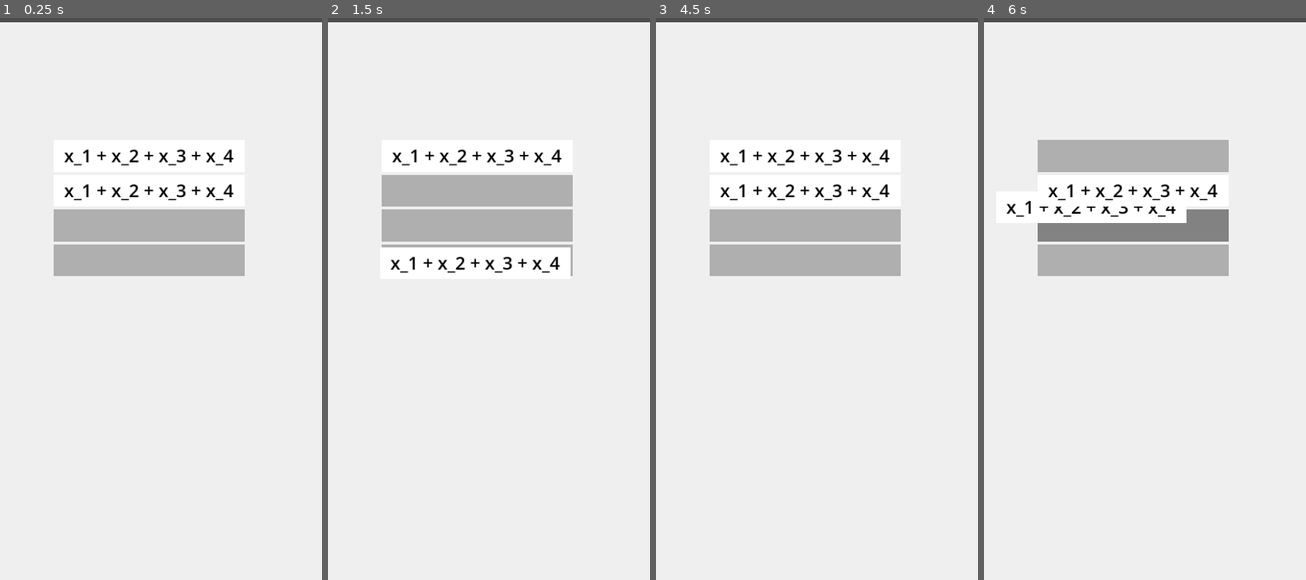
Above: before the commit, frames 1-4 (left to right).
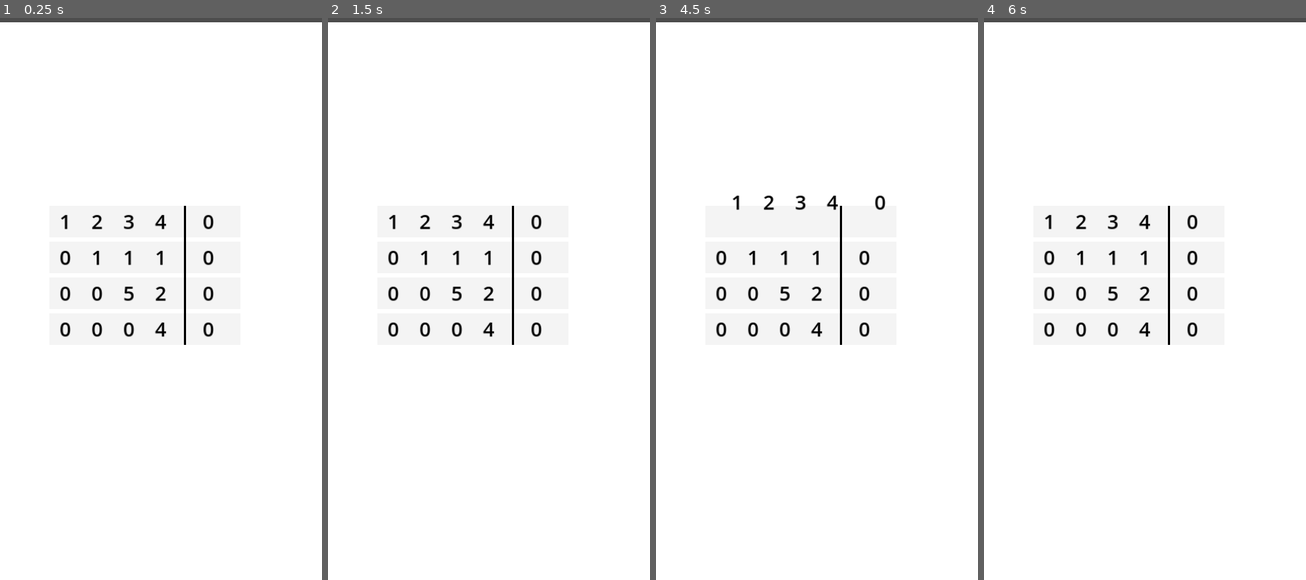
Above: after the commit, the same moments.

Repository: YassenEfremov/GaussMatrixFun
Game: Godot game, scene res://scenes/main.tscn
Two runs of this game, one before a commit and one after it. Both use one fixed random seed, a clock stepped at 60 frames per second and the inputs below.
Inputs (mouse positions are in pixels of both pictures, inside the frame that each line leads up to):
- Up to frame 1 (0.25 s): no input
- Up to frame 2 (1.5 s): tap Enter at 0.5 s; drag from (476, 158) to (521, 169) at 0.52 s; drag from (476, 192) to (472, 405) at 1.27 s
- Up to frame 3 (4.5 s): move the mouse to (849, 169) at 2.02 s; click (849, 169) at 2.17 s; tap Space at 2.75, 4.25 s; drag from (800, 405) to (804, 192) at 2.77 s; tap Enter at 3.5 s; move the mouse to (913, 377) at 3.52 s; click (913, 377) at 3.67 s; drag from (720, 209) to (768, 147) at 4.27 s
- Up to frame 4 (6 s): move the mouse to (1161, 293) at 5.02 s; click (1161, 293) at 5.17 s; tap Enter at 5.75 s; drag from (1096, 147) to (1080, 321) at 5.77 s

The runs differ from the first frame. In frame 1, 8.1% of the frame differs, in the area x 16-76%, y 23-59%; in frame 2, 8.6%; in frame 3, 8.3%; in frame 4, 10%, in the area x 6-76%, y 21-59%.

Commit message:
Make matrix rows swappable

Diff:
--- /dev/null
+++ b/scenes/linear_system.tscn
@@ -0,0 +1,53 @@
+[gd_scene load_steps=4 format=3 uid="uid://cvydftk1bna3i"]
+
+[ext_resource type="Script" path="res://scripts/linear_system.gd" id="1_noe2a"]
+[ext_resource type="PackedScene" uid="uid://lj4ns46eff7g" path="res://scenes/row_slot.tscn" id="2_ufvyo"]
+[ext_resource type="PackedScene" uid="uid://ddjews4qv80rc" path="res://scenes/row.tscn" id="3_j3dfa"]
+
+[node name="LinearSystem" type="Node2D"]
+script = ExtResource("1_noe2a")
+
+[node name="Slots" type="Node2D" parent="."]
+
+[node name="Rows" type="Node2D" parent="."]
+
+[node name="1" parent="Rows" instance=ExtResource("2_ufvyo")]
+position = Vector2(192, 32)
+
+[node name="1" parent="Rows/1" instance=ExtResource("3_j3dfa")]
+values = Array[int]([1, 2, 3, 4])
+
+[node name="2" parent="Rows" instance=ExtResource("2_ufvyo")]
+position = Vector2(192, 104)
+
+[node name="2" parent="Rows/2" instance=ExtResource("3_j3dfa")]
+values = Array[int]([0, 1, 1, 1])
+
+[node name="3" parent="Rows" instance=ExtResource("2_ufvyo")]
+position = Vector2(192, 176)
+
+[node name="3" parent="Rows/3" instance=ExtResource("3_j3dfa")]
+values = Array[int]([0, 0, 5, 2])
+
+[node name="4" parent="Rows" instance=ExtResource("2_ufvyo")]
+position = Vector2(192, 248)
+
+[node name="4" parent="Rows/4" instance=ExtResource("3_j3dfa")]
+values = Array[int]([0, 0, 0, 4])
+
+[node name="Dragging" type="Node2D" parent="."]
+
+[node name="Separator" type="ColorRect" parent="."]
+offset_left = 270.0
+offset_right = 274.0
+offset_bottom = 280.0
+color = Color(0, 0, 0, 1)
+
+[connection signal="dropped" from="Rows/1/1" to="." method="row_dropped"]
+[connection signal="picked_up" from="Rows/1/1" to="." method="row_picked_up"]
+[connection signal="dropped" from="Rows/2/2" to="." method="row_dropped"]
+[connection signal="picked_up" from="Rows/2/2" to="." method="row_picked_up"]
+[connection signal="dropped" from="Rows/3/3" to="." method="row_dropped"]
+[connection signal="picked_up" from="Rows/3/3" to="." method="row_picked_up"]
+[connection signal="dropped" from="Rows/4/4" to="." method="row_dropped"]
+[connection signal="picked_up" from="Rows/4/4" to="." method="row_picked_up"]
--- a/scenes/main.tscn
+++ b/scenes/main.tscn
@@ -1,32 +1,12 @@
-[gd_scene load_steps=5 format=3 uid="uid://34gaqbn5exm0"]
+[gd_scene load_steps=3 format=3 uid="uid://34gaqbn5exm0"]
 
-[ext_resource type="PackedScene" uid="uid://lj4ns46eff7g" path="res://scenes/row_slot.tscn" id="1_0ah51"]
-[ext_resource type="Script" path="res://scripts/gauss_mode.gd" id="1_cmbab"]
+[ext_resource type="PackedScene" uid="uid://cvydftk1bna3i" path="res://scenes/linear_system.tscn" id="1_8lx6l"]
 [ext_resource type="Script" path="res://scripts/safe_area.gd" id="1_q5smv"]
-[ext_resource type="PackedScene" uid="uid://ddjews4qv80rc" path="res://scenes/row.tscn" id="2_aoq57"]
 
 [node name="Main" type="Node"]
 
-[node name="GaussMode" type="Node2D" parent="."]
-script = ExtResource("1_cmbab")
-
-[node name="a_1" parent="GaussMode" instance=ExtResource("1_0ah51")]
-position = Vector2(300, 300)
-
-[node name="a_2" parent="GaussMode" instance=ExtResource("1_0ah51")]
-position = Vector2(300, 370)
-
-[node name="a_3" parent="GaussMode" instance=ExtResource("1_0ah51")]
-position = Vector2(300, 440)
-
-[node name="a_4" parent="GaussMode" instance=ExtResource("1_0ah51")]
-position = Vector2(300, 510)
-
-[node name="Row1" parent="GaussMode" instance=ExtResource("2_aoq57")]
-position = Vector2(300, 300)
-
-[node name="Row2" parent="GaussMode" instance=ExtResource("2_aoq57")]
-position = Vector2(300, 370)
+[node name="LinearSystem" parent="." instance=ExtResource("1_8lx6l")]
+position = Vector2(100, 400)
 
 [node name="SafeArea" type="MarginContainer" parent="."]
 anchors_preset = 15
@@ -58,7 +38,6 @@
 grow_horizontal = 2
 grow_vertical = 2
 mouse_filter = 1
-color = Color(0.937255, 0.937255, 0.937255, 1)
 
 [node name="DeterminantView" type="Control" parent="SafeArea/UI"]
 anchors_preset = 0
--- a/scenes/row.tscn
+++ b/scenes/row.tscn
@@ -8,20 +8,61 @@
 [node name="Row" type="Node2D"]
 script = ExtResource("1_ulu66")
 
-[node name="ColorRect" type="ColorRect" parent="."]
+[node name="Label1" type="Label" parent="."]
+z_index = 1
 offset_left = -192.0
+offset_top = -32.0
+offset_right = -128.0
+offset_bottom = 32.0
+theme_override_colors/font_color = Color(0, 0, 0, 1)
+theme_override_font_sizes/font_size = 40
+text = "1"
+horizontal_alignment = 1
+vertical_alignment = 1
+
+[node name="Label2" type="Label" parent="."]
+z_index = 1
+offset_left = -128.0
+offset_top = -32.0
+offset_right = -64.0
+offset_bottom = 32.0
+theme_override_colors/font_color = Color(0, 0, 0, 1)
+theme_override_font_sizes/font_size = 40
+text = "2"
+horizontal_alignment = 1
+vertical_alignment = 1
+
+[node name="Label3" type="Label" parent="."]
+z_index = 1
+offset_left = -64.0
+offset_top = -32.0
+offset_bottom = 32.0
+theme_override_colors/font_color = Color(0, 0, 0, 1)
+theme_override_font_sizes/font_size = 40
+text = "3"
+horizontal_alignment = 1
+vertical_alignment = 1
+
+[node name="Label4" type="Label" parent="."]
+z_index = 1
+offset_top = -32.0
+offset_right = 64.0
+offset_bottom = 32.0
+theme_override_colors/font_color = Color(0, 0, 0, 1)
+theme_override_font_sizes/font_size = 40
+text = "4"
+horizontal_alignment = 1
+vertical_alignment = 1
+
+[node name="Value" type="Label" parent="."]
+z_index = 1
+offset_left = 64.0
 offset_top = -32.0
 offset_right = 192.0
 offset_bottom = 32.0
-
-[node name="Label" type="Label" parent="."]
-offset_left = -176.0
-offset_top = -48.0
-offset_right = 176.0
-offset_bottom = 48.0
 theme_override_colors/font_color = Color(0, 0, 0, 1)
-theme_override_font_sizes/font_size = 36
-text = "x_1 + x_2 + x_3 + x_4"
+theme_override_font_sizes/font_size = 40
+text = "0"
 horizontal_alignment = 1
 vertical_alignment = 1
 
--- a/scenes/row_slot.tscn
+++ b/scenes/row_slot.tscn
@@ -5,7 +5,7 @@
 [sub_resource type="RectangleShape2D" id="RectangleShape2D_a44pa"]
 size = Vector2(384, 64)
 
-[node name="RowSlot" type="StaticBody2D" groups=["dropable"]]
+[node name="RowSlot" type="StaticBody2D"]
 script = ExtResource("1_1rtbt")
 
 [node name="CollisionShape2D" type="CollisionShape2D" parent="."]
@@ -23,4 +23,4 @@
 offset_bottom = 32.0
 grow_horizontal = 2
 grow_vertical = 2
-color = Color(0.686275, 0.686275, 0.686275, 1)
+color = Color(0.956863, 0.956863, 0.956863, 1)
--- a/scripts/gauss_mode.gd
+++ /dev/null
@@ -1,14 +0,0 @@
-extends Node2D
-
-
-var selected_row
-
-
-# Called when the node enters the scene tree for the first time.
-func _ready():
-	pass # Replace with function body.
-
-
-# Called every frame. 'delta' is the elapsed time since the previous frame.
-func _process(delta):
-	pass
--- /dev/null
+++ b/scripts/linear_system.gd
@@ -0,0 +1,74 @@
+class_name LinearSystem extends Node2D
+
+
+#@export var two_dimensional: Array[Array] = [[1, 0], [0, 1]]
+var number_of_rows = 4
+
+var selected_row: Row
+var selected_slot
+var slot_distances = {}
+var closest_slot
+
+func _process(delta):
+	if selected_row:
+		for row_slot in $Rows.get_children():
+			slot_distances[row_slot] = row_slot.global_position.distance_to(selected_row.global_position)
+		var new_closest = slot_distances.find_key(slot_distances.values().min())
+		print(slot_distances.values().min())
+		#if not closest_slot:
+			#closest_slot = selected_slot
+		if slot_distances.values().min() > 20 and new_closest != closest_slot:
+			if closest_slot.get_index() > new_closest.get_index():
+				# Shift all rows BELOW the closest slot
+				#print("shifting DOWN from ", new_closest.get_index())
+				shift_down(new_closest.get_index())
+			elif closest_slot.get_index() < new_closest.get_index():
+				# Shift all rows ABOVE the closest slot
+				#print("shifting UP from ", new_closest.get_index())
+				shift_up(new_closest.get_index())
+			closest_slot = new_closest
+
+func shift_down(i):
+	if i == number_of_rows - 1: return
+	if not $Rows.get_child(i + 1).get_children().size() <= 2:	# BAD CODE!!!
+		shift_down(i + 1)
+	else:
+		#print("moving ", i, " -> ", i + 1)
+		move_row(i, i + 1)
+
+func shift_up(i):
+	if i == 0: return
+	if not $Rows.get_child(i - 1).get_children().size() <= 2:	# BAD CODE!!!
+		shift_down(i - 1)
+	else:
+		#print("moving ", i, " -> ", i - 1)
+		move_row(i, i - 1)
+
+func move_row(from_i: int, to_i: int):
+	var tween = get_tree().create_tween()
+	$Rows.get_child(from_i).get_child(2).reparent($Rows.get_child(to_i))
+	tween.tween_property($Rows.get_child(to_i).get_child(2), "position", Vector2.ZERO, 0.2).set_ease(Tween.EASE_OUT)
+
+func row_picked_up(row: Row, slot):
+	selected_row = row
+	selected_slot = slot
+	closest_slot = selected_slot
+
+	selected_row.reparent($Dragging)
+
+func row_dropped(row: Row):
+	selected_row = null
+
+	var tween = get_tree().create_tween()
+	#if closest_slot.get_children().size() <= 2:		# BAD CODE!!!
+		#row.reparent(closest_slot)
+	#else:
+		#row.reparent(selected_slot)
+	#closest_slot = null
+
+	# This works better
+	for r in $Rows.get_children():
+		if r.get_children().size() <= 2:
+			row.reparent(r)
+
+	tween.tween_property(row, "position", Vector2.ZERO, 0.2).set_ease(Tween.EASE_OUT)
--- a/scripts/row.gd
+++ b/scripts/row.gd
@@ -1,41 +1,35 @@
-extends Node2D
+class_name Row extends Node2D
+
+
+@export var values: Array[int]
 
 var touched: bool = false
-var over_row_slot: bool = false
-var entered_row_slot
 var initialPos: Vector2
+var offset: Vector2
 
+signal picked_up(row: Row, slot)
+signal dropped(row: Row)
+#signal dropped
+
+
+func _ready():
+	$Label1.text = str(values[0])
+	$Label2.text = str(values[1])
+	$Label3.text = str(values[2])
+	$Label4.text = str(values[3])
 
 func _unhandled_input(event):
 	# Dragging is done here because the other method stops being called if you drag too fast
 	if event is InputEventScreenDrag and touched:
-		position = event.position
-
+		global_position = event.position + offset
 
 func _on_area_2d_input_event(viewport, event, shape_idx):
 	if event is InputEventScreenTouch:
 		if event.pressed:
-			initialPos = position
+			picked_up.emit(self, get_parent())
+			initialPos = global_position
+			offset = global_position - event.position
 			touched = true
-			#Global.selected_row = self
 		else:
-			var tween = get_tree().create_tween()
-			if over_row_slot:
-				tween.tween_property(self, "position", entered_row_slot.position, 0.2).set_ease(Tween.EASE_OUT)
-			else:
-				tween.tween_property(self, "position", initialPos, 0.2).set_ease(Tween.EASE_OUT)
-
+			dropped.emit(self)
 			touched = false
-
-
-func _on_area_2d_body_entered(body):
-	if body.is_in_group("dropable") and not over_row_slot:
-		over_row_slot = true
-		body.modulate = Color(Color.GRAY)
-		entered_row_slot = body
-
-
-func _on_area_2d_body_exited(body):
-	if body.is_in_group("dropable") and over_row_slot:
-		over_row_slot = false
-		body.modulate = Color(Color.WHITE)
